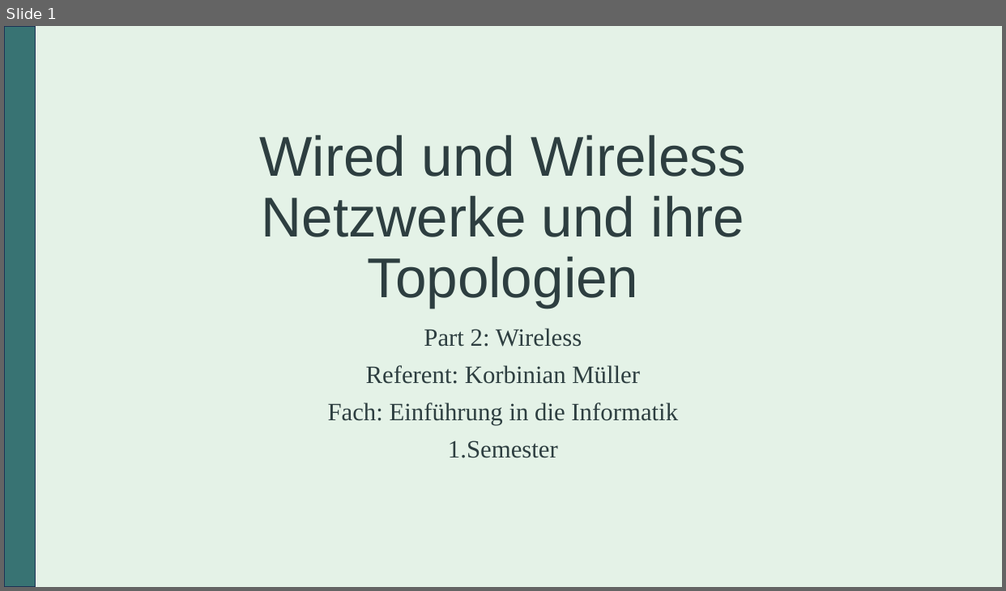
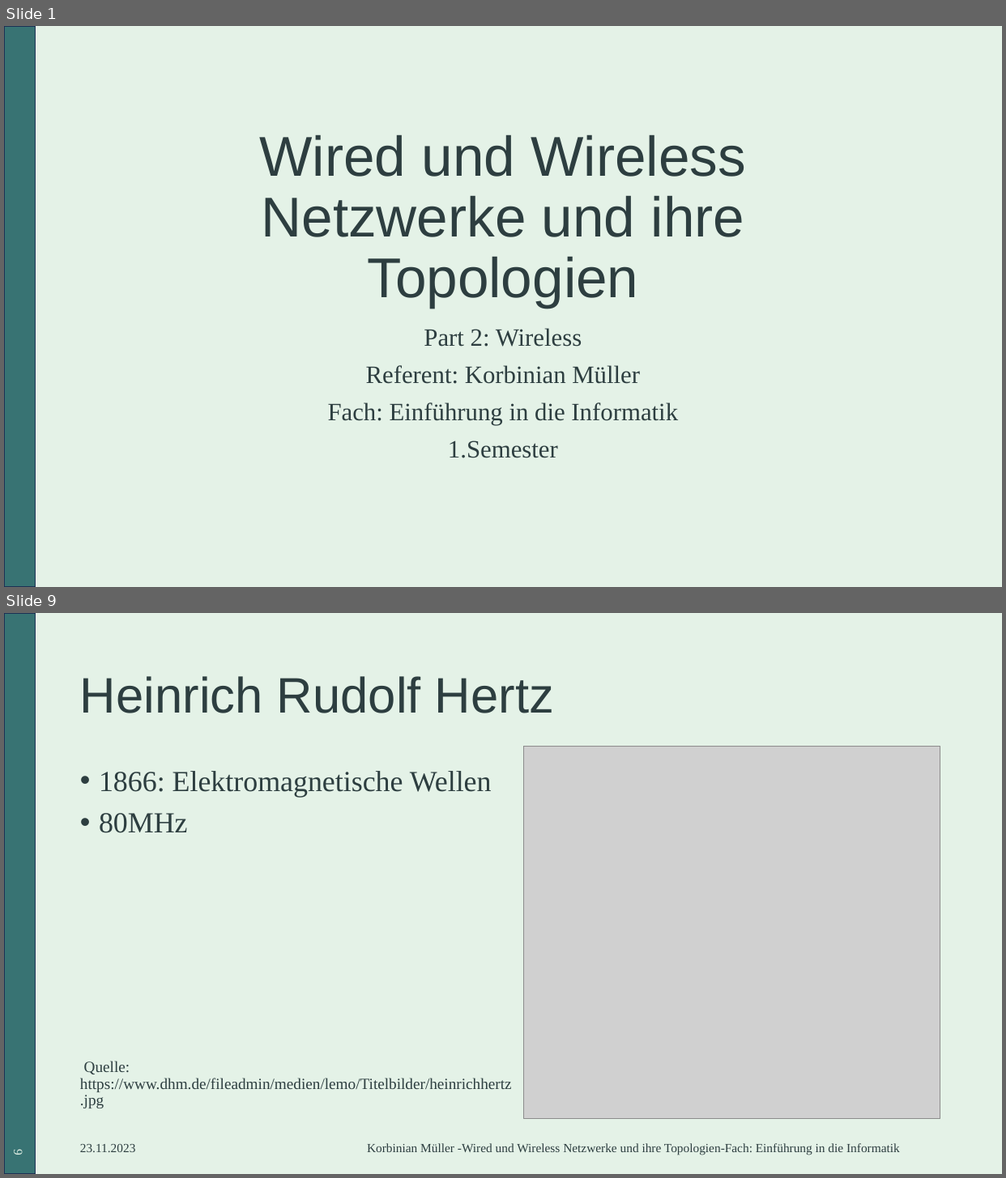
Before and after one commit to SpaRaw/IU_Unterlagen, a slide deck: 1_Semester/Einführung_in_die_Informatik(DSEI)/IU_Präsentation_DSEI.pptx. Shown one above the other, each under a label of ours: slide 1 before the commit, slides 1 and 9 after it; the slides between them are not shown. The pictures are 1006x591 and 1006x1178 pixels, drawn with LibreOffice and Linux fonts; fonts in the diff are those of the drawing; grey boxes stand for pictures. Boxes give left, top, right and bottom in pixels: in the first picture for what was removed or moved away, otherwise in the second. Text is boxed around its words. In the diff, an @@ line names an element or a change of style, - is before the commit and + after.

```diff
--- a/1_Semester/Einführung_in_die_Informatik(DSEI)/IU_Präsentation_DSEI.pptx
+++ b/1_Semester/Einführung_in_die_Informatik(DSEI)/IU_Präsentation_DSEI.pptx
@@ slide 9 added at <box>4,613,1002,1174</box>, background #E4F2E7; not listed: 1 template element that a slide beside it also shows @@
@@ title added at <box>80,676,554,713</box>, 48 pt, text #2D3E40 @@
+Heinrich Rudolf Hertz
@@ picture added at <box>524,747,940,1118</box> @@
@@ text added at <box>80,771,512,1109</box>, 15 pt, text #2D3E40 @@
+• 1866: Elektromagnetische Wellen
+• 80MHz
+Quelle: https://www.dhm.de/fileadmin/medien/lemo/Titelbilder/heinrichhertz.jpg
@@ text added at <box>80,1144,136,1152</box>, 12 pt, text #2D3E40 @@
+23.11.2023
@@ text added at <box>367,1144,900,1156</box>, 12 pt, text #2D3E40 @@
+Korbinian Müller -Wired und Wireless Netzwerke und ihre Topologien-Fach: Einführung in die Informatik
@@ page number added at <box>11,1149,25,1155</box>, 12 pt, text #E4F2E7 @@
+9
```
Also in this commit, not shown: 2 slides changed, 11 other slides added, 5 other files.
